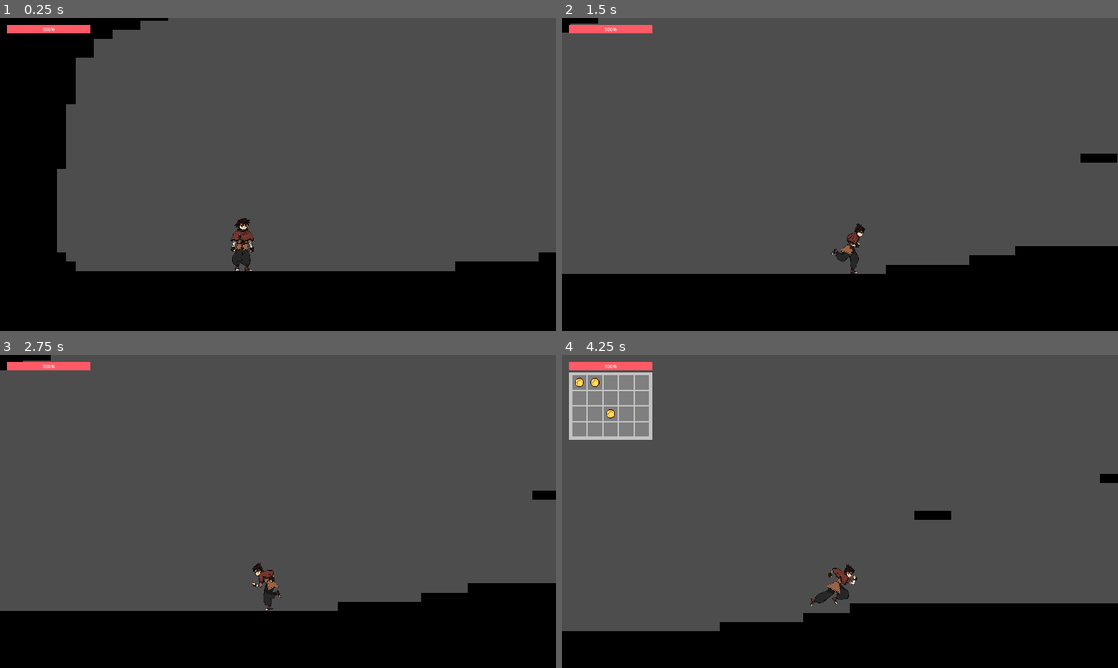
Above: before the commit, frames 1-4 (two rows, left to right).
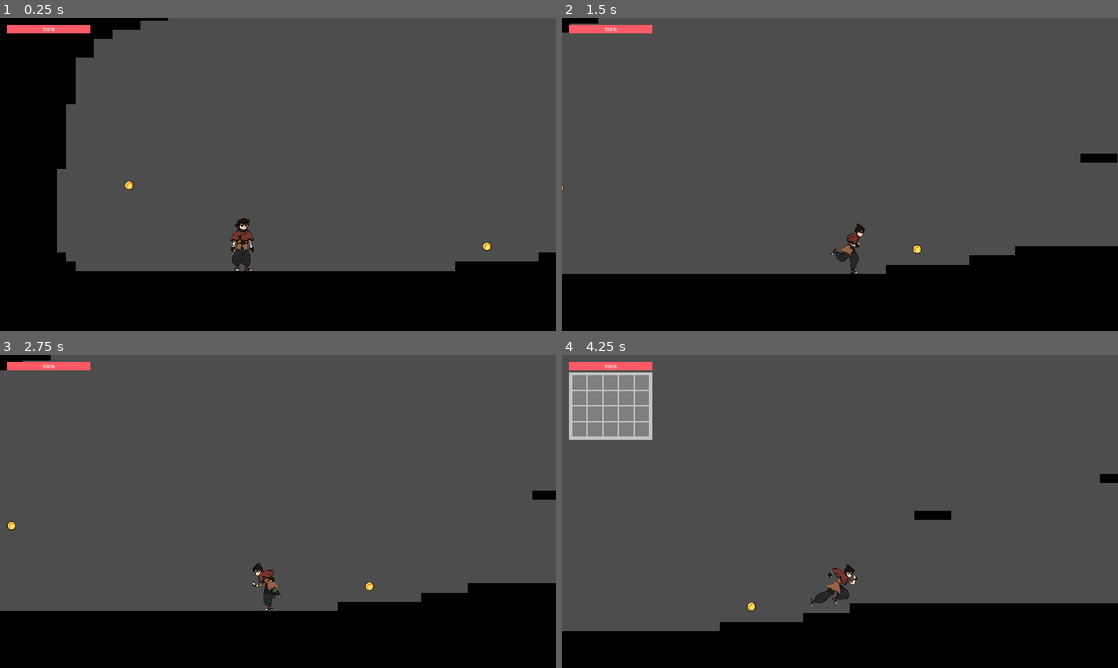
Above: after the commit, the same moments.

Repository: level-up-games/game-repo
Game: Godot game, scene res://2. Areas/1. Abandoned City/Scenes/abandoned_city_1.tscn
Two runs of this game, one before a commit and one after it. Both use one fixed random seed, a clock stepped at 60 frames per second and the inputs below. This scene is started directly instead of the project's main scene.
Inputs (mouse positions are in pixels of both pictures, inside the frame that each line leads up to):
- Up to frame 1 (0.25 s): no input
- Up to frame 2 (1.5 s): move the mouse to (962, 158) at 0.52 s; press the mouse at (962, 158) at 0.53 s; hold D (Move_Right) from 0.53 s (still down); tap Space (Jump) at 0.77 s; move the mouse to (728, 190) at 1.27 s; release the mouse at (728, 190) at 1.28 s; right-click (728, 190) at 1.35 s
- Up to frame 3 (2.75 s): tap Space (Jump) at 1.52 s; move the mouse to (333, 442) at 2.02 s; release D (Move_Right) at 2.03 s; hold A (Move_Left) from 2.03 s (still down); tap Alt (Counter) at 2.1 s
- Up to frame 4 (4.25 s): move the mouse to (812, 574) at 2.77 s; release A (Move_Left) at 2.78 s; hold D (Move_Right) from 2.78 s (still down); tap Shift (Dash) at 2.85 s; tap Space (Jump) at 3.02, 3.77 s; move the mouse to (1006, 558) at 3.52 s; press the mouse at (1006, 558) at 3.53 s; tap Tab (Open_Inventory) at 4.15 s

The runs differ from the first frame. In frame 1, less than 0.1% of the frame differs, in the area x 22-89%, y 52-75%; in frame 2, less than 0.1%; in frame 3, less than 0.1%; in frame 4, 0.1%, in the area x 2-35%, y 7-82%.

Commit message:
Static inventory almost done

Diff:
--- a/1. Other/1. Inventory/PlayerInventory.tres
+++ b/1. Other/1. Inventory/PlayerInventory.tres
@@ -1,9 +1,88 @@
-[gd_resource type="Resource" script_class="Inventory" load_steps=4 format=3 uid="uid://btmuvbcapffjk"]
+[gd_resource type="Resource" script_class="Inventory" load_steps=23 format=3 uid="uid://btmuvbcapffjk"]
 
-[ext_resource type="Script" path="res://1. Other/1. Inventory/Scripts/inventory_item.gd.gd" id="1_sxvku"]
+[ext_resource type="Script" path="res://1. Other/1. Inventory/Scripts/slot.gd" id="2_5fiux"]
 [ext_resource type="Script" path="res://1. Other/1. Inventory/Scripts/inventory.gd" id="2_a3dtn"]
-[ext_resource type="Resource" uid="uid://cb5bk0ehwpy52" path="res://4. Items/coin.tres" id="2_piq6p"]
+
+[sub_resource type="Resource" id="Resource_8wkj2"]
+script = ExtResource("2_5fiux")
+amount = 0
+
+[sub_resource type="Resource" id="Resource_lkq3e"]
+script = ExtResource("2_5fiux")
+amount = 0
+
+[sub_resource type="Resource" id="Resource_w2is5"]
+script = ExtResource("2_5fiux")
+amount = 0
+
+[sub_resource type="Resource" id="Resource_veqm1"]
+script = ExtResource("2_5fiux")
+amount = 0
+
+[sub_resource type="Resource" id="Resource_joo6n"]
+script = ExtResource("2_5fiux")
+amount = 0
+
+[sub_resource type="Resource" id="Resource_nof5p"]
+script = ExtResource("2_5fiux")
+amount = 0
+
+[sub_resource type="Resource" id="Resource_qdbfo"]
+script = ExtResource("2_5fiux")
+amount = 0
+
+[sub_resource type="Resource" id="Resource_jdeff"]
+script = ExtResource("2_5fiux")
+amount = 0
+
+[sub_resource type="Resource" id="Resource_kws56"]
+script = ExtResource("2_5fiux")
+amount = 0
+
+[sub_resource type="Resource" id="Resource_lgflw"]
+script = ExtResource("2_5fiux")
+amount = 0
+
+[sub_resource type="Resource" id="Resource_c2ncd"]
+script = ExtResource("2_5fiux")
+amount = 0
+
+[sub_resource type="Resource" id="Resource_ianh5"]
+script = ExtResource("2_5fiux")
+amount = 0
+
+[sub_resource type="Resource" id="Resource_0bv6d"]
+script = ExtResource("2_5fiux")
+amount = 0
+
+[sub_resource type="Resource" id="Resource_tl8da"]
+script = ExtResource("2_5fiux")
+amount = 0
+
+[sub_resource type="Resource" id="Resource_2kfvr"]
+script = ExtResource("2_5fiux")
+amount = 0
+
+[sub_resource type="Resource" id="Resource_vh6mb"]
+script = ExtResource("2_5fiux")
+amount = 0
+
+[sub_resource type="Resource" id="Resource_b1fxs"]
+script = ExtResource("2_5fiux")
+amount = 0
+
+[sub_resource type="Resource" id="Resource_1j8nx"]
+script = ExtResource("2_5fiux")
+amount = 0
+
+[sub_resource type="Resource" id="Resource_qpckr"]
+script = ExtResource("2_5fiux")
+amount = 0
+
+[sub_resource type="Resource" id="Resource_jvnx6"]
+script = ExtResource("2_5fiux")
+amount = 0
 
 [resource]
 script = ExtResource("2_a3dtn")
-items = Array[ExtResource("1_sxvku")]([ExtResource("2_piq6p"), ExtResource("2_piq6p"), null, null, null, null, null, null, null, null, null, null, ExtResource("2_piq6p"), null, null, null, null, null, null, null])
+slots = Array[ExtResource("2_5fiux")]([SubResource("Resource_8wkj2"), SubResource("Resource_lkq3e"), SubResource("Resource_w2is5"), SubResource("Resource_veqm1"), SubResource("Resource_joo6n"), SubResource("Resource_nof5p"), SubResource("Resource_qdbfo"), SubResource("Resource_jdeff"), SubResource("Resource_kws56"), SubResource("Resource_lgflw"), SubResource("Resource_c2ncd"), SubResource("Resource_ianh5"), SubResource("Resource_0bv6d"), SubResource("Resource_tl8da"), SubResource("Resource_2kfvr"), SubResource("Resource_vh6mb"), SubResource("Resource_b1fxs"), SubResource("Resource_1j8nx"), SubResource("Resource_qpckr"), SubResource("Resource_jvnx6")])
--- a/1. Other/1. Inventory/Scenes/Slot.tscn
+++ b/1. Other/1. Inventory/Scenes/Slot.tscn
@@ -1,7 +1,7 @@
 [gd_scene load_steps=3 format=3 uid="uid://dlh8250wdmhjf"]
 
 [ext_resource type="Texture2D" uid="uid://dlspht0eqf06y" path="res://1. Other/1. Inventory/Assets/inv-slot.png" id="1_0h4m6"]
-[ext_resource type="Script" path="res://1. Other/1. Inventory/Scripts/slot.gd" id="1_mrhq4"]
+[ext_resource type="Script" path="res://1. Other/1. Inventory/Scripts/slot_ui.gd" id="1_mrhq4"]
 
 [node name="Slot" type="Panel"]
 self_modulate = Color(1, 1, 1, 0)
@@ -26,3 +26,13 @@
 layout_mode = 2
 
 [node name="ItemDisplay" type="Sprite2D" parent="CenterContainer/Panel"]
+
+[node name="Label" type="Label" parent="CenterContainer/Panel"]
+custom_minimum_size = Vector2(19, 23)
+layout_mode = 0
+offset_left = 5.0
+offset_top = 4.0
+offset_right = 24.0
+offset_bottom = 27.0
+text = "99"
+horizontal_alignment = 2
--- a/1. Other/1. Inventory/Scripts/inventory.gd
+++ b/1. Other/1. Inventory/Scripts/inventory.gd
@@ -2,4 +2,18 @@
 
 class_name Inventory
 
-@export var items: Array[InventoryItem]
+signal update
+
+@export var slots: Array[InventorySlot]
+
+
+func insert(item: InventoryItem) -> void:
+	var itemslots = slots.filter(func(slot): return slot.item == item)
+	if !itemslots.is_empty():
+		itemslots[0].amount += 1
+	else:
+		var emptyslots = slots.filter(func(slot): return slot.item == null)
+		if !emptyslots.is_empty():
+			emptyslots[0].item = item
+			emptyslots[0].amount = 1
+	update.emit()
--- a/1. Other/1. Inventory/Scripts/inventory_ui.gd
+++ b/1. Other/1. Inventory/Scripts/inventory_ui.gd
@@ -7,13 +7,14 @@
 
 
 func _ready() -> void:
+	inventory.update.connect(update_slots)
 	update_slots()
 	visible = false
 
 
 func update_slots() -> void:
-	for i in range(min(inventory.items.size(), slots.size())):
-		slots[i].update(inventory.items[i])
+	for i in range(min(inventory.slots.size(), slots.size())):
+		slots[i].update(inventory.slots[i])
 
 
 func _process(delta: float) -> void:
--- a/1. Other/1. Inventory/Scripts/slot.gd
+++ b/1. Other/1. Inventory/Scripts/slot.gd
@@ -1,10 +1,6 @@
-extends Panel
+extends Resource
 
-@onready var item_visual: Sprite2D = $CenterContainer/Panel/ItemDisplay
+class_name InventorySlot
 
-func update(item: InventoryItem):
-	if !item:
-		item_visual.visible = false
-		return
-	item_visual.visible = true
-	item_visual.texture = item.texture
+@export var item: InventoryItem
+@export var amount: int
--- /dev/null
+++ b/1. Other/1. Inventory/Scripts/slot_ui.gd
@@ -0,0 +1,14 @@
+extends Panel
+
+@onready var item_visual: Sprite2D = $CenterContainer/Panel/ItemDisplay
+@onready var amount_text: Label = $CenterContainer/Panel/Label
+
+func update(slot: InventorySlot):
+	if !slot.item:
+		item_visual.visible = false
+		amount_text.visible = false
+		return
+	item_visual.visible = true
+	item_visual.texture = slot.item.texture
+	amount_text.visible = true
+	amount_text.text = str(slot.amount)
--- a/1. Other/3. Player/Scripts/player.gd
+++ b/1. Other/3. Player/Scripts/player.gd
@@ -60,6 +60,8 @@
 
 ##### Inventory Variables #####
 @export var inventory: Inventory
+
+
 
 func _physics_process(delta):
 	##### Normal functions #####
@@ -279,3 +281,8 @@
 		invinc_timer = 1
 	else:
 		pass
+
+
+##### Collect Function #####
+func collect(item: InventoryItem) -> void:
+	inventory.insert(item)
--- a/2. Areas/1. Abandoned City/Scenes/abandoned_city_1.tscn
+++ b/2. Areas/1. Abandoned City/Scenes/abandoned_city_1.tscn
@@ -6,6 +6,7 @@
 [ext_resource type="PackedScene" uid="uid://cd3s4245dg6f1" path="res://1. Other/1. Inventory/Scenes/InventoryUI.tscn" id="5_gpmfd"]
 [ext_resource type="Script" path="res://1. Other/3. Player/Scripts/progress_bar.gd" id="6_3l82o"]
 [ext_resource type="Script" path="res://1. Other/3. Player/Scripts/player_camera.gd" id="7_m1v1x"]
+[ext_resource type="PackedScene" uid="uid://bvl13fdtqpewt" path="res://4. Items/Scenes/item.tscn" id="8_h5w7s"]
 [ext_resource type="Script" path="res://1. Other/3. Player/Scripts/camera_bottom.gd" id="9_kowsf"]
 
 [sub_resource type="TileSetAtlasSource" id="TileSetAtlasSource_4d2j8"]
@@ -74,3 +75,9 @@
 [node name="Collision" type="CollisionPolygon2D" parent="CameraBottom"]
 visible = false
 polygon = PackedVector2Array(2606, -1644, 3887, -1646, 3888, -1680, 4169, -1681, 4172, -1716, 4330, -1716, 4330, -1749, …(444 unchanged characters)…
+
+[node name="Item" parent="." instance=ExtResource("8_h5w7s")]
+position = Vector2(2777, -1927)
+
+[node name="Item2" parent="." instance=ExtResource("8_h5w7s")]
+position = Vector2(4013, -1717)
--- /dev/null
+++ b/4. Items/Assets/coin.tres
@@ -0,0 +1,9 @@
+[gd_resource type="Resource" script_class="InventoryItem" load_steps=3 format=3 uid="uid://dd10myfk5u0p"]
+
+[ext_resource type="Script" path="res://1. Other/1. Inventory/Scripts/inventory_item.gd.gd" id="1_ix4vv"]
+[ext_resource type="Texture2D" uid="uid://xgo8diw2x2jp" path="res://4. Items/Assets/gold-coin.png" id="2_2ihju"]
+
+[resource]
+script = ExtResource("1_ix4vv")
+name = "Coin"
+texture = ExtResource("2_2ihju")
--- /dev/null
+++ b/4. Items/Scenes/item.tscn
@@ -0,0 +1,22 @@
+[gd_scene load_steps=5 format=3 uid="uid://bvl13fdtqpewt"]
+
+[ext_resource type="Texture2D" uid="uid://xgo8diw2x2jp" path="res://4. Items/Assets/gold-coin.png" id="1_1iya2"]
+[ext_resource type="Script" path="res://4. Items/Scripts/item.gd" id="1_ppnlq"]
+[ext_resource type="Resource" uid="uid://dd10myfk5u0p" path="res://4. Items/Assets/coin.tres" id="2_3oowa"]
+
+[sub_resource type="CircleShape2D" id="CircleShape2D_ulr3d"]
+radius = 15.0
+
+[node name="Item" type="StaticBody2D"]
+script = ExtResource("1_ppnlq")
+item = ExtResource("2_3oowa")
+
+[node name="Sprite2D" type="Sprite2D" parent="."]
+texture = ExtResource("1_1iya2")
+
+[node name="Area2D" type="Area2D" parent="."]
+
+[node name="CollisionShape2D" type="CollisionShape2D" parent="Area2D"]
+shape = SubResource("CircleShape2D_ulr3d")
+
+[connection signal="body_entered" from="Area2D" to="." method="_on_area_2d_body_entered"]
--- /dev/null
+++ b/4. Items/Scripts/item.gd
@@ -0,0 +1,14 @@
+extends StaticBody2D
+
+@export var item: InventoryItem
+var player = null
+
+
+func _on_area_2d_body_entered(body: Node2D) -> void:
+	print("entered")
+	print(body.name)
+	if body.name == "Player":
+		player = body
+		player.collect(item)
+		await get_tree().create_timer(0.1).timeout
+		self.queue_free()
--- a/4. Items/coin.tres
+++ /dev/null
@@ -1,9 +0,0 @@
-[gd_resource type="Resource" script_class="InventoryItem" load_steps=3 format=3 uid="uid://cb5bk0ehwpy52"]
-
-[ext_resource type="Script" path="res://1. Other/1. Inventory/Scripts/inventory_item.gd.gd" id="1_ix4vv"]
-[ext_resource type="Texture2D" uid="uid://xgo8diw2x2jp" path="res://1. Other/1. Inventory/Assets/gold-coin.png" id="2_2rann"]
-
-[resource]
-script = ExtResource("1_ix4vv")
-name = "Coin"
-texture = ExtResource("2_2rann")
--- a/project.godot
+++ b/project.godot
@@ -48,6 +48,9 @@
 "res://2. Areas/1. Abandoned City/Assets/": "red",
 "res://2. Areas/1. Abandoned City/Scenes/": "green",
 "res://2. Areas/1. Abandoned City/Scripts/": "yellow",
+"res://4. Items/Assets/": "red",
+"res://4. Items/Scenes/": "green",
+"res://4. Items/Scripts/": "yellow",
 "res://Copy and Paste/Assets/": "red",
 "res://Copy and Paste/Scenes/": "green",
 "res://Copy and Paste/Scripts/": "yellow",
--- a/stuff/Scripts/global.gd
+++ b/stuff/Scripts/global.gd
@@ -12,3 +12,5 @@
 func player_take_damage(damage):
 	player_health -= damage
 	print(player_health)
+
+# TODO: change inventory to global file
Not shown: 1 places in 2. Areas/1. Abandoned City/Scenes/abandoned_city_1.tscn that only renumber resources
Renamed: 1. Other/1. Inventory/Assets/gold-coin.png -> 4. Items/Assets/gold-coin.png
Not shown, changed: 4. Items/Assets/gold-coin.png.import
